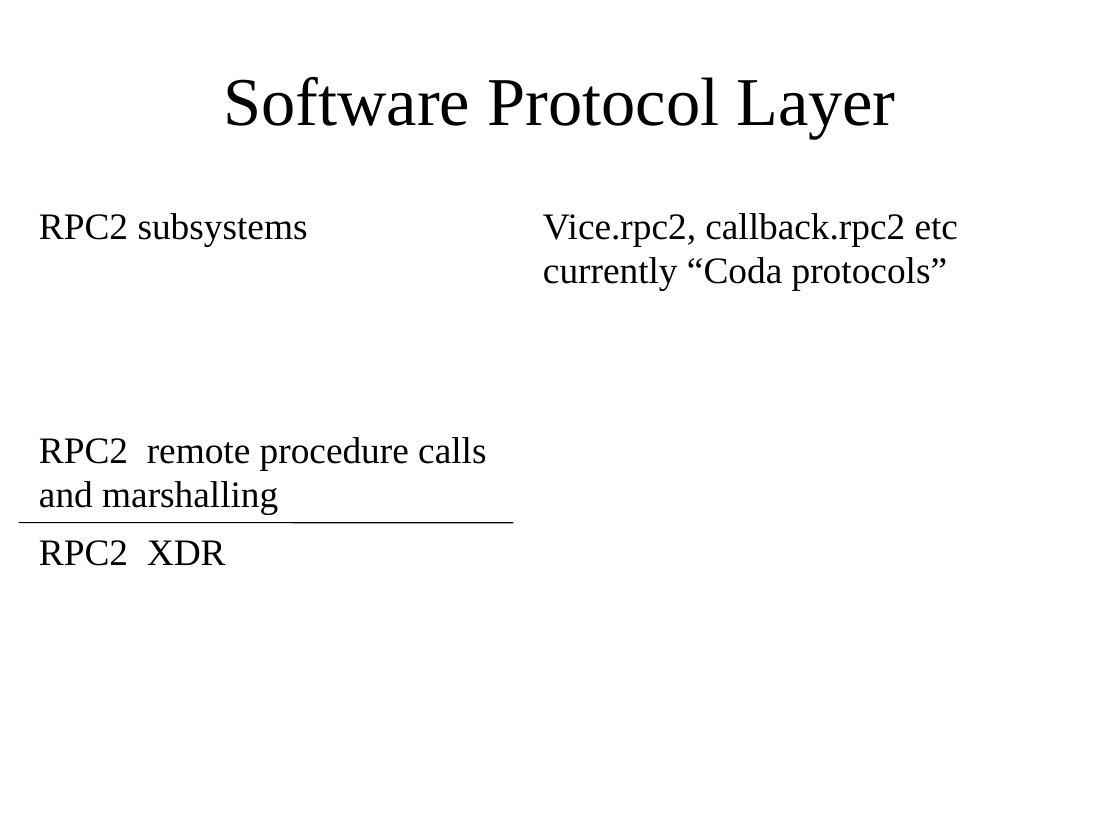
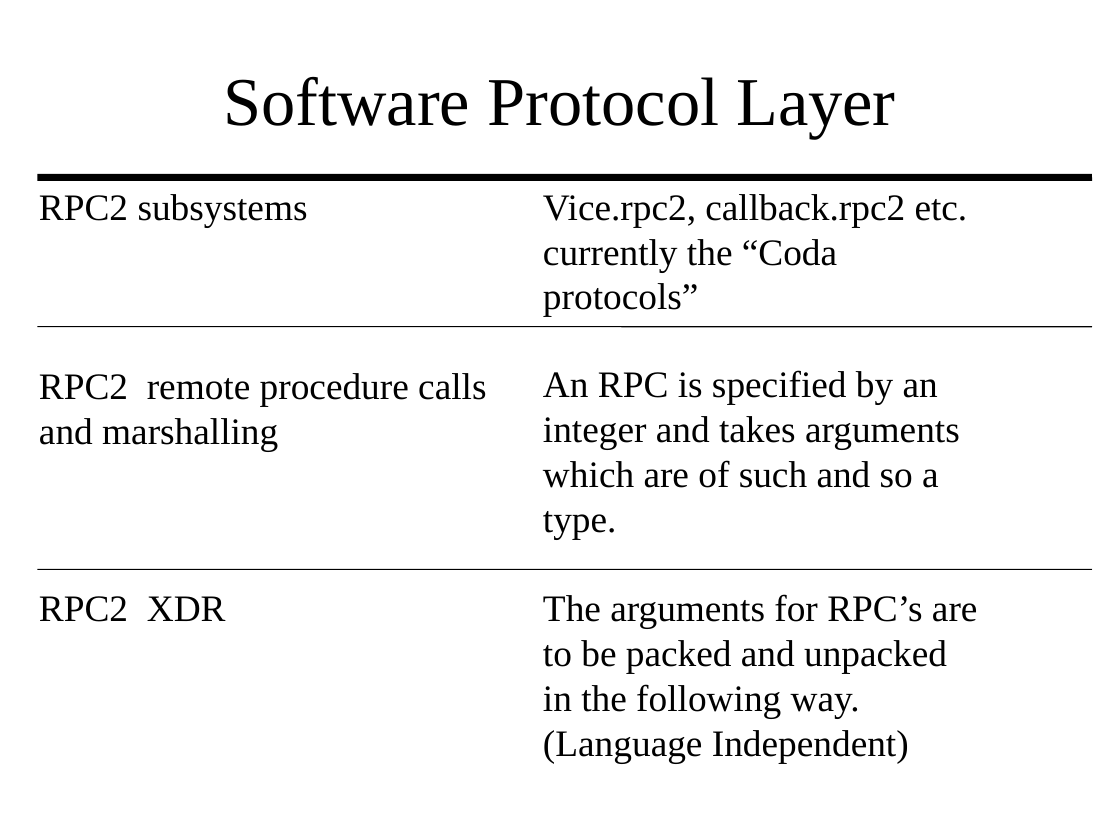
Before and after one commit to cmusatyalab/coda-doc, a slide deck: slide 7 of internals/rpc2/rpc2.ppt (slide 11 before the commit). Drawn at 1120x840 pixels with LibreOffice and Linux fonts; fonts in the diff are those of the drawing. Boxes give left, top, right and bottom in pixels: in the first picture for what was removed or moved away, otherwise in the second. Text is boxed around its words. In the diff, an @@ line names an element or a change of style, - is before the commit and + after.

```diff
--- a/internals/rpc2/rpc2.ppt
+++ b/internals/rpc2/rpc2.ppt
@@ text "RPC2 subsystems": place and size @@
-text "RPC2 subsystems" at (39, 213, 308, 246)
+text "RPC2 subsystems" at (39, 194, 308, 227)
@@ line added from (1092, 177) to (37, 177), #000000 4.51 pt @@
@@ text at (543, 194, 968, 317): text changed @@
-Vice.rpc2, callback.rpc2 etc
-currently “Coda protocols”
+Vice.rpc2, callback.rpc2 etc.
+currently the “Coda protocols”
@@ line added from (37, 327) to (1092, 327), #000000 0.74 pt @@
@@ text "RPC2 remote procedure calls": place and size @@
-text "RPC2 remote procedure calls" at (39, 437, 486, 515)
+text "RPC2 remote procedure calls" at (39, 373, 486, 451)
@@ text added at (543, 370, 960, 539), 24 pt, text #000000 @@
+An RPC is specified by an integer and takes arguments which are of such and so a type.
@@ line removed from (19, 523) to (513, 523) @@
@@ line added from (37, 569) to (1092, 569), #000000 0.74 pt @@
@@ text "RPC2 XDR": place and size @@
-text "RPC2 XDR" at (39, 540, 226, 566)
+text "RPC2 XDR" at (39, 596, 226, 622)
@@ text added at (543, 594, 978, 763), 24 pt, text #000000 @@
+The arguments for RPC’s are to be packed and unpacked in the following way. (Language Independent)
```
Also in this commit, not shown: 4 other slides changed, 2 slides added.
